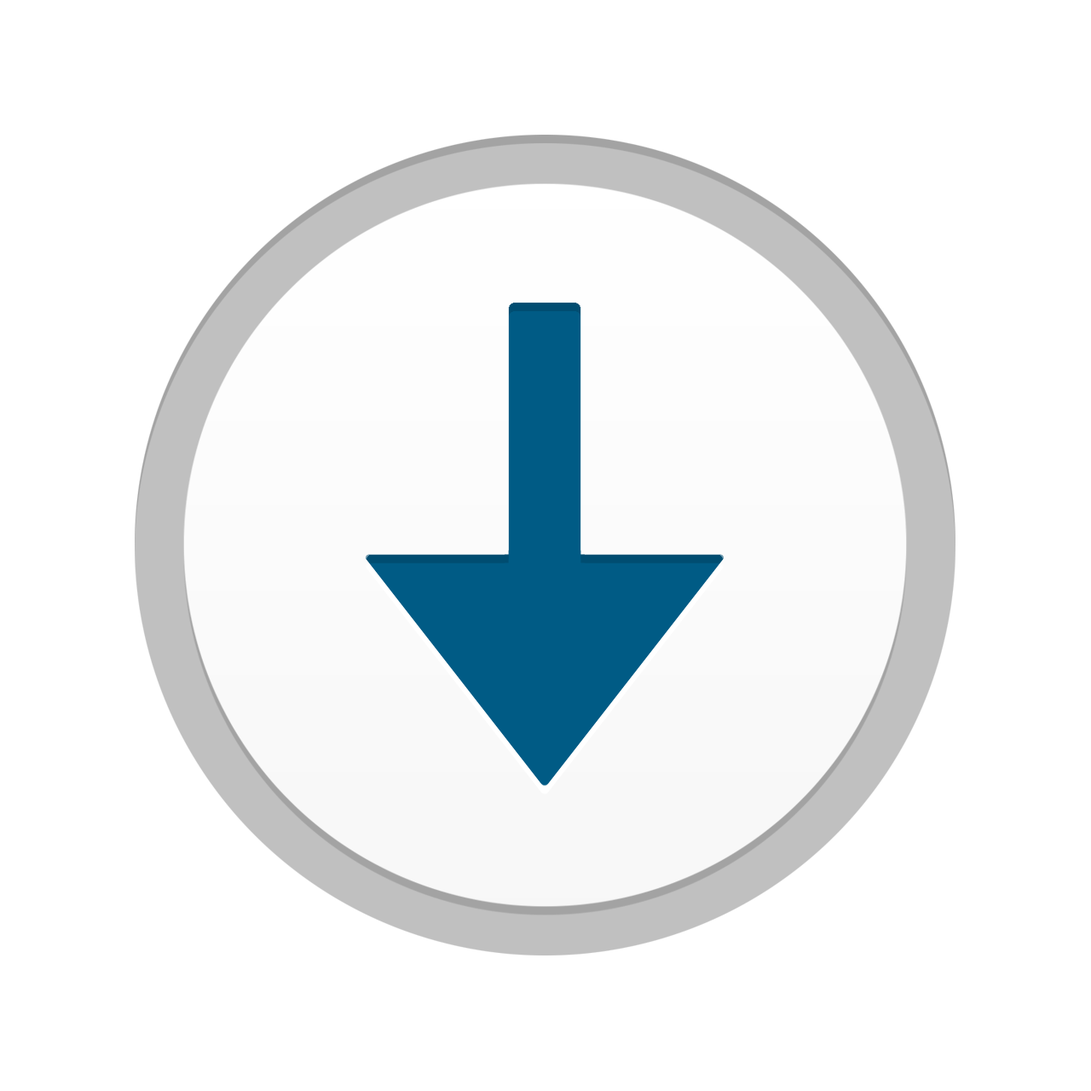
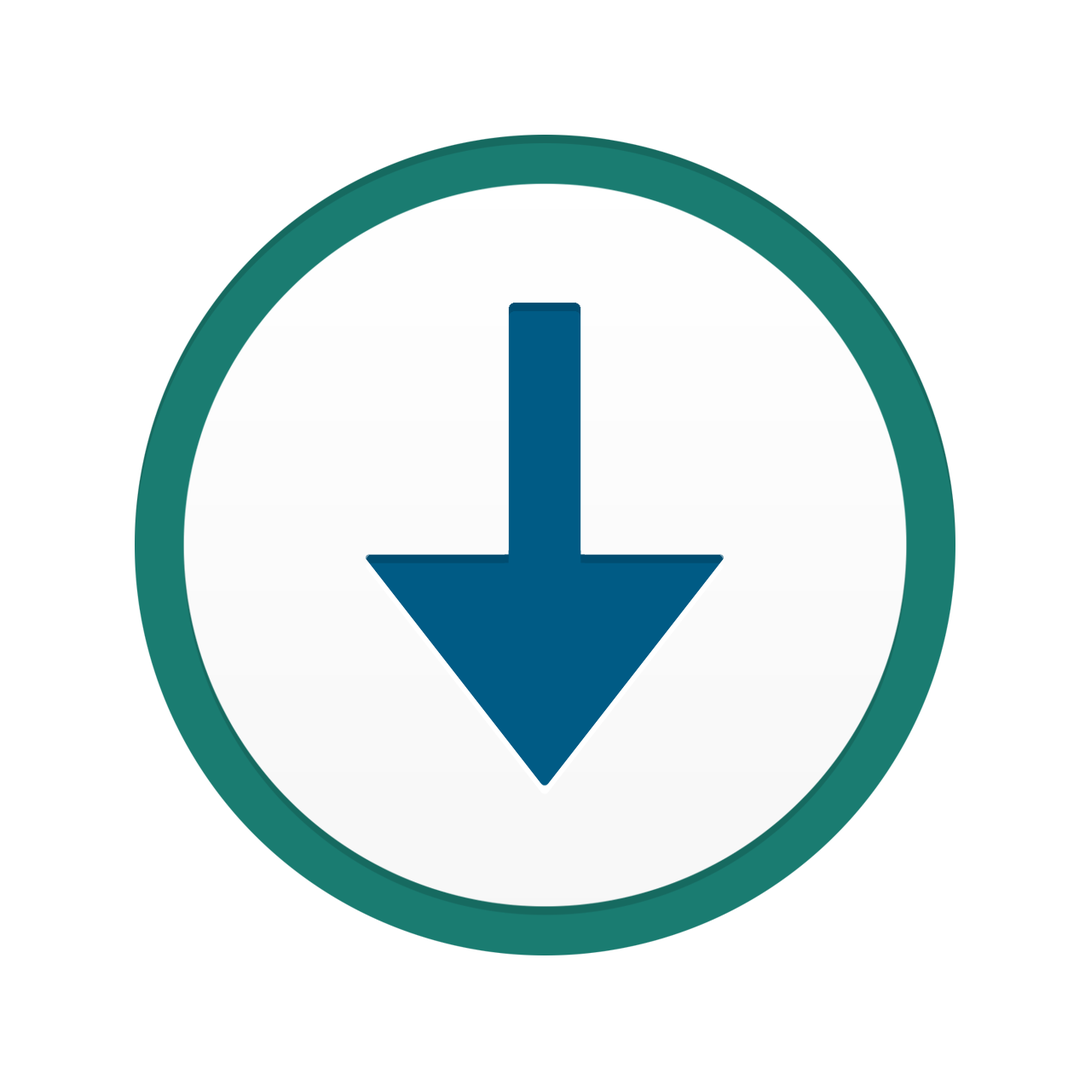
Before/after of a w=1091, h=1091 layered artwork. What changed in the layer stack:
showed "Green" over (x1=134, y1=134, x2=956, y2=956)
